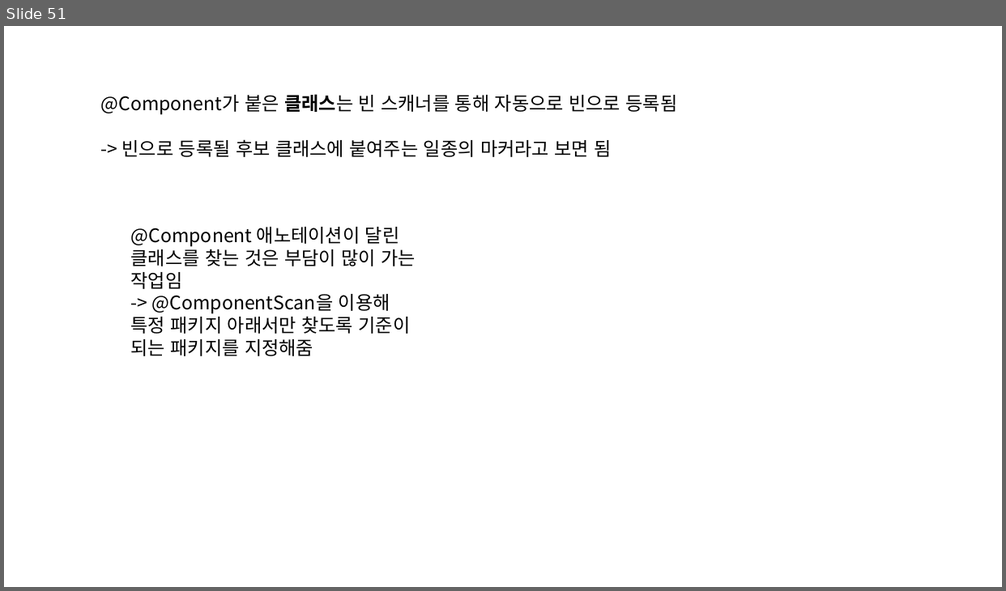
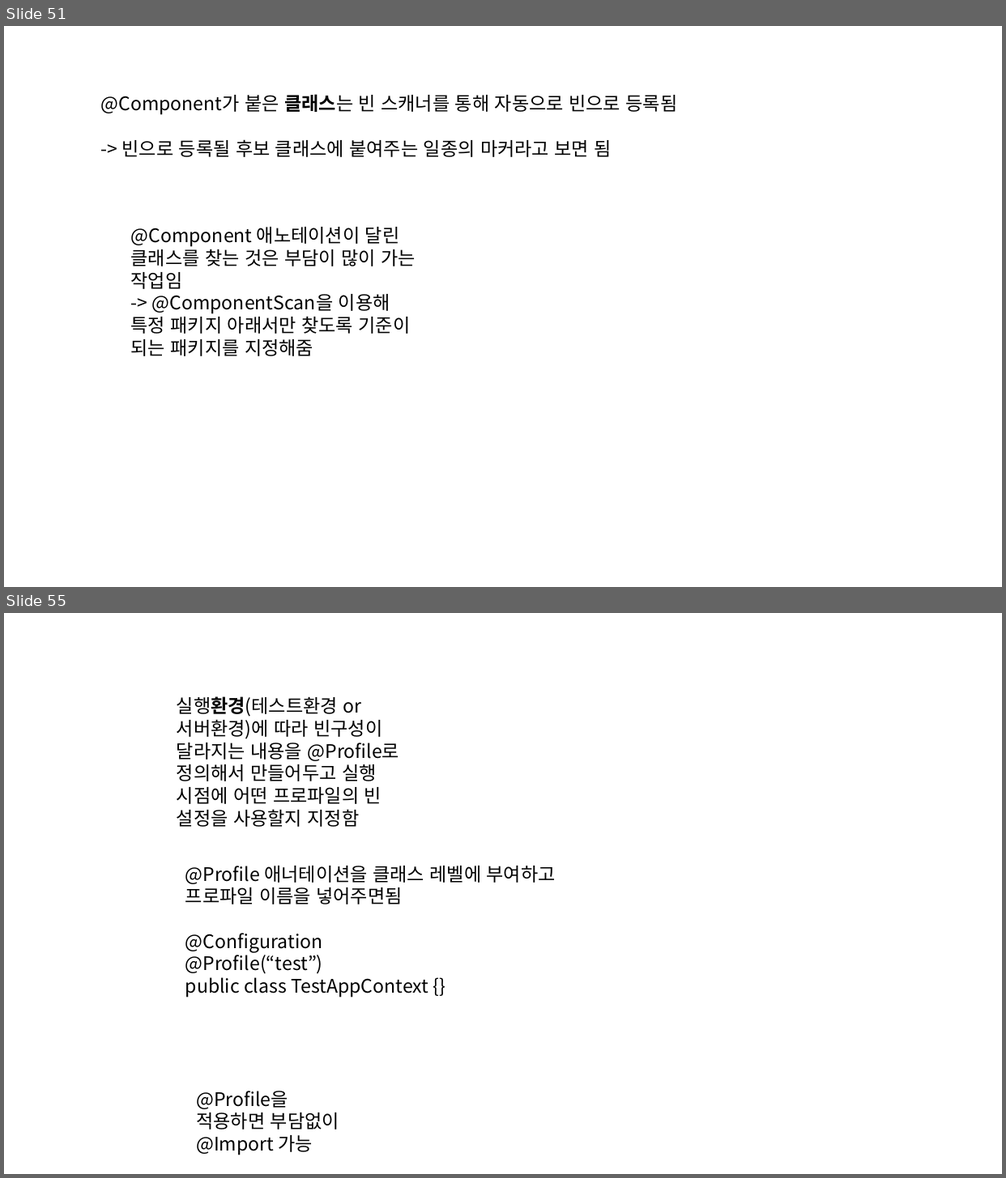
Before and after one commit to eongss/testproject, a slide deck: 프레젠테이션1.pptx. Shown one above the other, each under a label of ours: slide 51 before the commit, slides 51 and 55 after it; the slides between them are not shown. The pictures are 1006x591 and 1006x1178 pixels, drawn with LibreOffice and Linux fonts; fonts in the diff are those of the drawing. Boxes give left, top, right and bottom in pixels: in the first picture for what was removed or moved away, otherwise in the second. Text is boxed around its words. In the diff, an @@ line names an element or a change of style, - is before the commit and + after.

```diff
--- a/프레젠테이션1.pptx
+++ b/프레젠테이션1.pptx
@@ slide 55 added at [4, 613, 1002, 1174], background #FFFFFF @@
@@ text added at [177, 696, 400, 827], 18 pt, text #000000 @@
+실행환경(테스트환경 or 서버환경)에 따라 빈구성이 달라지는 내용을 @Profile로 정의해서 만들어두고 실행 시점에 어떤 프로파일의 빈 설정을 사용할지 지정함
@@ text added at [185, 866, 556, 998], 18 pt, text #000000 @@
+@Profile 애너테이션을 클래스 레벨에 부여하고 프로파일 이름을 넣어주면됨
+@Configuration
+@Profile(“test”)
+public class TestAppContext {}
@@ text added at [196, 1091, 339, 1156], 18 pt, text #000000 @@
+@Profile을 적용하면 부담없이 @Import 가능
```
Also in this commit, not shown: 3 slides changed, 5 other slides added.
